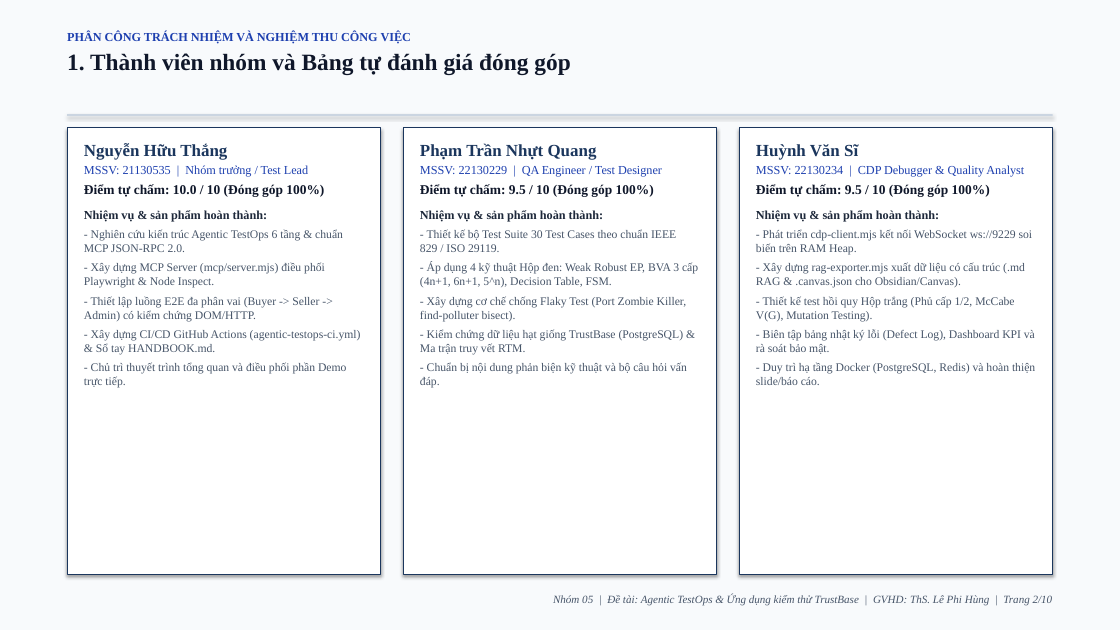
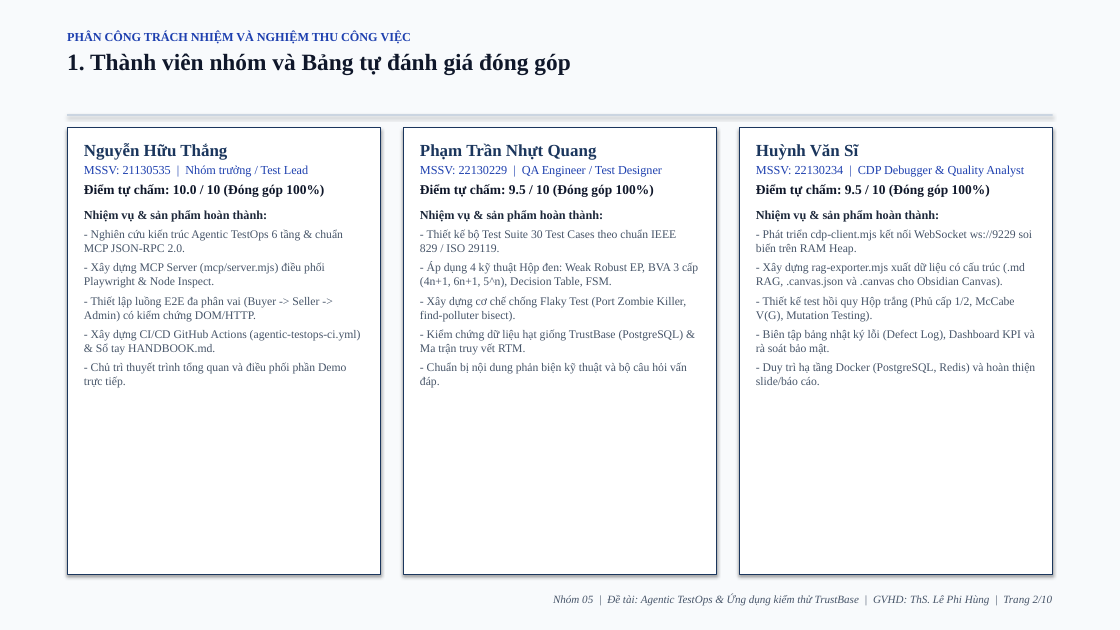
Before and after one commit to justpassingByte/agentic-test-ops, a slide deck: slide 2 of Nhom05_AgenticTestOps_ThuyetTrinh.pptx. Drawn at 1120x630 pixels with LibreOffice and Linux fonts; fonts in the diff are those of the drawing. Boxes give left, top, right and bottom in pixels: in the first picture for what was removed or moved away, otherwise in the second. Text is boxed around its words. In the diff, an @@ line names an element or a change of style, - is before the commit and + after.

```diff
--- a/Nhom05_AgenticTestOps_ThuyetTrinh.pptx
+++ b/Nhom05_AgenticTestOps_ThuyetTrinh.pptx
@@ text at bbox=[756, 262, 1025, 288]: text changed @@
-- Xây dựng rag-exporter.mjs xuất dữ liệu có cấu trúc (.md RAG & .canvas.json cho Obsidian/Canvas).
+- Xây dựng rag-exporter.mjs xuất dữ liệu có cấu trúc (.md RAG, .canvas.json và .canvas cho Obsidian Canvas).
```
Also in this commit, not shown: 6 other slides changed, 10 other files.
